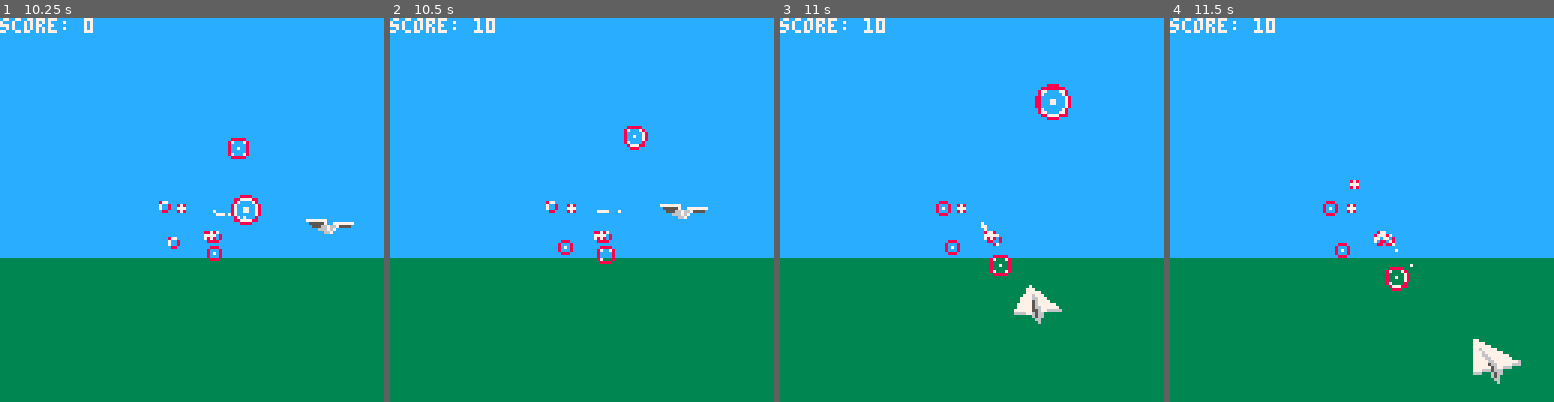
Above: before the commit, frames 1-4 (left to right).
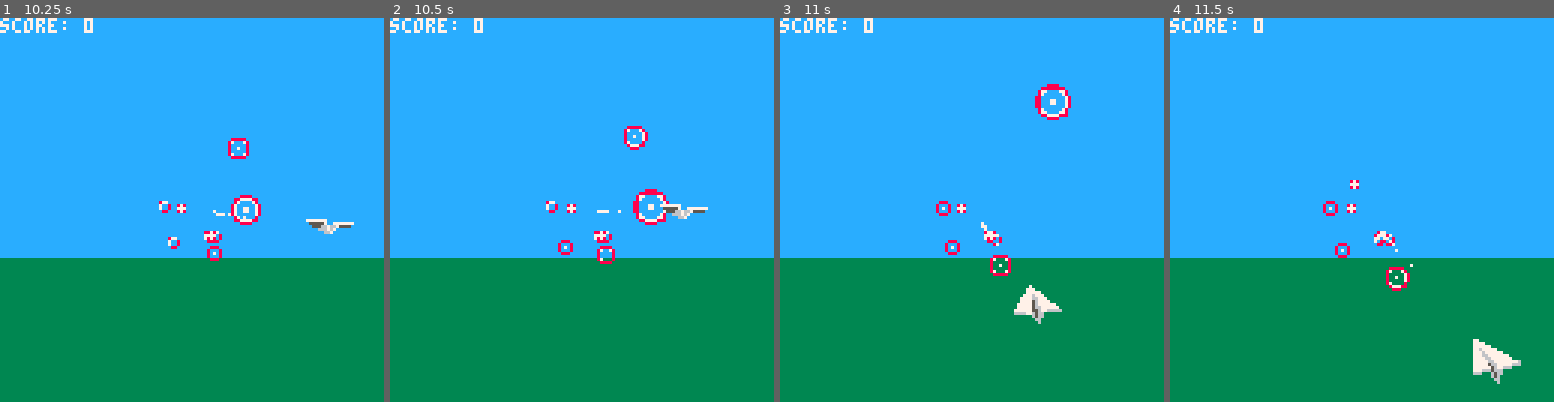
Above: after the commit, the same moments.

Repository: scottnm/avipaper.p8
Game: PICO-8 cartridge avipaper.p8
Same seed, same stepped clock (60 frames per second), same inputs: the game is played once before the commit and once after it.
Inputs:
- Up to frame 1 (10.25 s): tap X (X key) at 0.33, 1.07, 1.85, 2.97, 4.08, 5.2, 6.32, 7.43, 8.55, 9.67 s; tap O (Z key) at 0.7, 1.7, 2.1, 2.5, 2.9, 3.3, 3.7, 4.1, 4.5, 4.9, 5.3, 5.7, 6.1, 6.5, 6.9, 7.3, 7.7, 8.1, 8.5, 8.9, 9.3, 9.7, 10.1 s; hold Right 1.6-2.1 s; hold Up 2.15-2.42 s; hold Right 2.47-3.03 s; hold Left 3.08-3.58 s; hold Down 3.63-3.97 s; hold Right 4.02-4.68 s; hold Up 4.73-5.03 s; hold Left 5.08-5.68 s; hold Down 5.73-6.03 s; hold Right 6.08-6.58 s; hold Right 6.63-7.13 s; hold Up 7.18-7.45 s; hold Right 7.5-8.07 s; hold Left 8.12-8.62 s; hold Down 8.67-9 s; hold Right 9.05-9.72 s; hold Up 9.77-10.07 s; hold Left from 10.12 s (still down)
- Up to frame 2 (10.5 s): keep holding Left
- Up to frame 3 (11 s): tap O (Z key) at 10.5, 10.9 s; release Left at 10.72 s; hold Down from 10.77 s (still down); tap X (X key) at 10.78 s
- Up to frame 4 (11.5 s): release Down at 11.07 s; hold Right from 11.12 s (still down); tap O (Z key) at 11.3 s

Frame 1 is identical in both runs. In frame 2, 0.5% of the frame differs, in the area x 21-73%, y 0-54%; in frame 3, 0.1%; in frame 4, 0.1%.

Commit message:
further tweaking the perspective collision

Diff:
--- a/main.lua
+++ b/main.lua
@@ -105,11 +105,10 @@
     return flr(rnd(upper - lower)) + lower
 end
 
-function get_3d_distance(p1, p2)
+function get_2d_distance(p1, p2)
     local x_diff = p1.x - p2.x
     local y_diff = p1.y - p2.y
-    local z_diff = p1.z - p2.z
-    return sqrt((x_diff * x_diff) + (y_diff * y_diff) + (z_diff * z_diff))
+    return sqrt((x_diff * x_diff) + (y_diff * y_diff))
 end
 
 function rnd_choice(choices)
@@ -415,15 +414,21 @@
 function handle_target_collisions(plane_pos, targets)
     local next_target_index = 1
     while next_target_index <= count(targets) do
-        local target_plane_distance = get_3d_distance(plane_pos, targets[next_target_index].pos)
-        if target_plane_distance <= 1 then
-            sfx(1)
-            g_score += 100
-            deli(targets, next_target_index)
-        elseif target_plane_distance <= 4 then
-            sfx(2)
-            g_score += 10
-            deli(targets, next_target_index)
+        local next_target = targets[next_target_index]
+        if next_target.pos.z == plane_pos.z then
+            local target_plane_distance = get_2d_distance(plane_pos, next_target.pos)
+            if target_plane_distance <= 1 then
+                sfx(1)
+                g_score += 100
+                deli(targets, next_target_index)
+            elseif target_plane_distance <= 4 then
+                sfx(2)
+                g_score += 10
+                deli(targets, next_target_index)
+            else
+                -- target and plane haven't collided. move onto next target
+                next_target_index += 1
+            end
         else
             -- target and plane haven't collided. move onto next target
             next_target_index += 1
